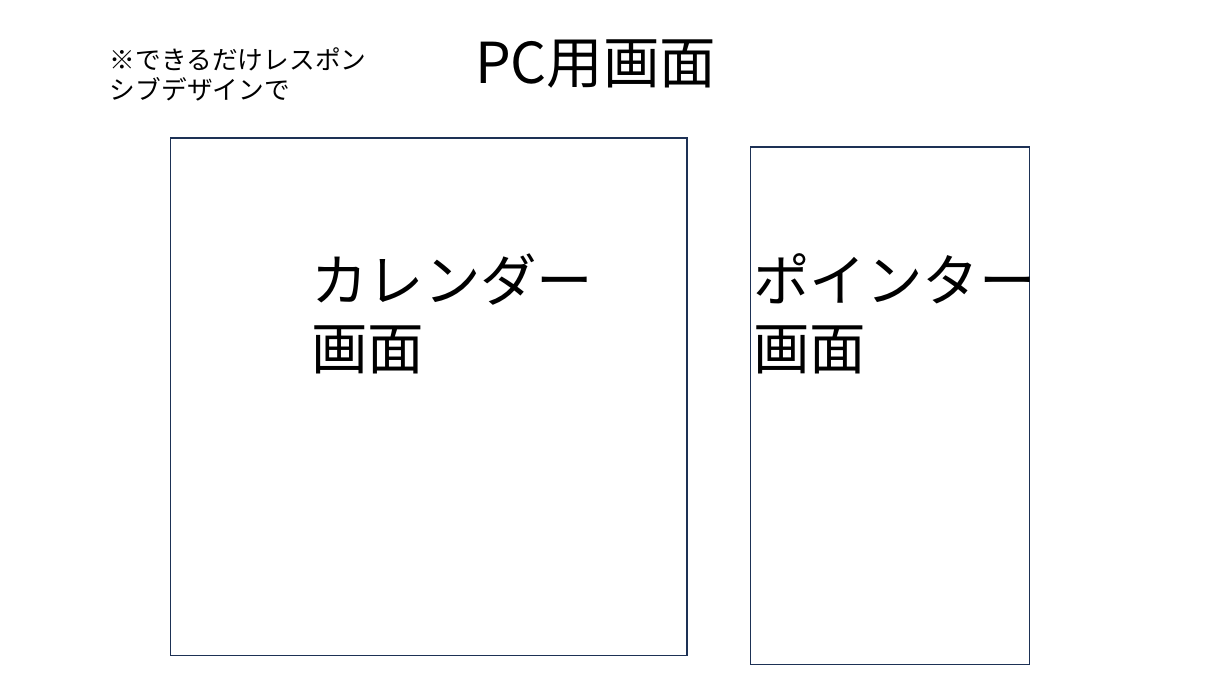
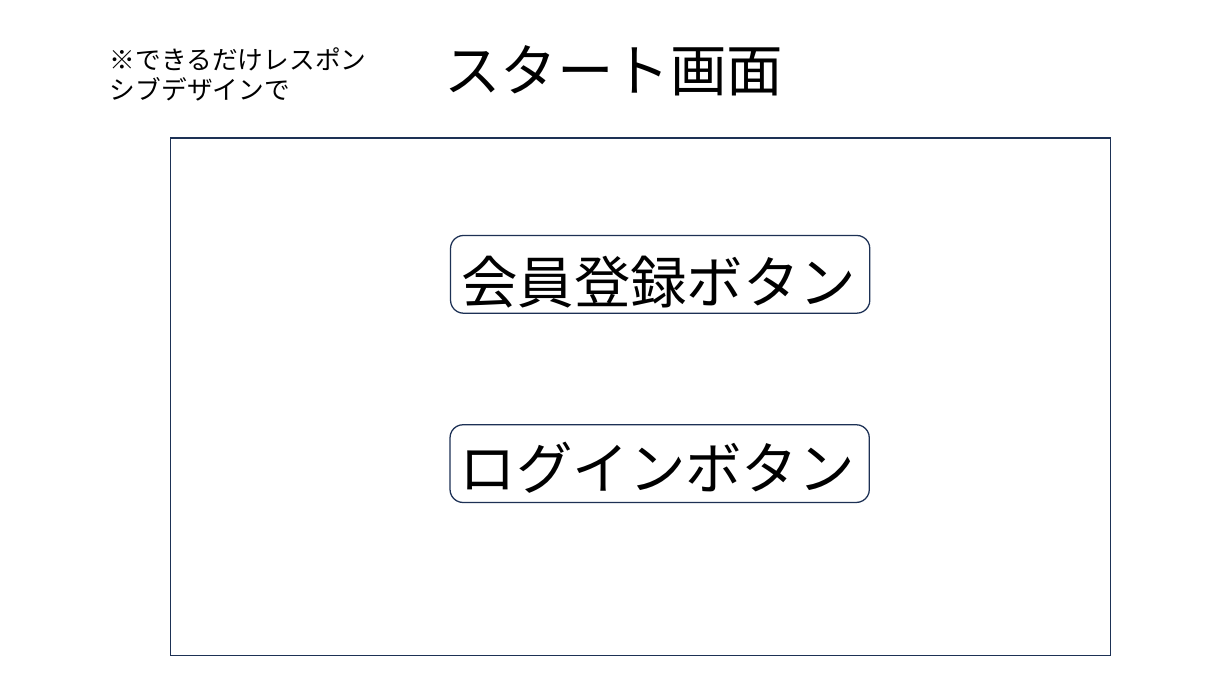
Before and after one commit to udon-ramen/TrainingMana, a slide deck: slide 1 of 画面.pptx. Drawn at 1232x693 pixels with LibreOffice and Linux fonts; fonts in the diff are those of the drawing. Boxes give left, top, right and bottom in pixels: in the first picture for what was removed or moved away, otherwise in the second. Text is boxed around its words. In the diff, an @@ line names an element or a change of style, - is before the commit and + after.

```diff
--- a/画面.pptx
+++ b/画面.pptx
@@ text at (444, 45, 783, 96): text changed @@
-PC用画面
+スタート画面
@@ rectangle: place and size @@
-rectangle at (170, 138, 687, 655)
+rectangle at (170, 138, 1111, 655)
@@ rectangle removed at (750, 147, 1030, 665) @@
@@ rounded rectangle added at (451, 236, 871, 313), outline #1E3256 1 pt @@
@@ text at (461, 255, 856, 314): text changed @@
-カレンダー画面
+会員登録ボタン
@@ text removed at (753, 244, 1035, 374) @@
-ポインター画面
@@ rounded rectangle added at (450, 425, 870, 503), outline #1E3256 1 pt @@
@@ text added at (460, 441, 855, 503), 44 pt, text #000000 @@
+ログインボタン
```
Also in this commit, not shown: 5 slides added, 1 other file.
